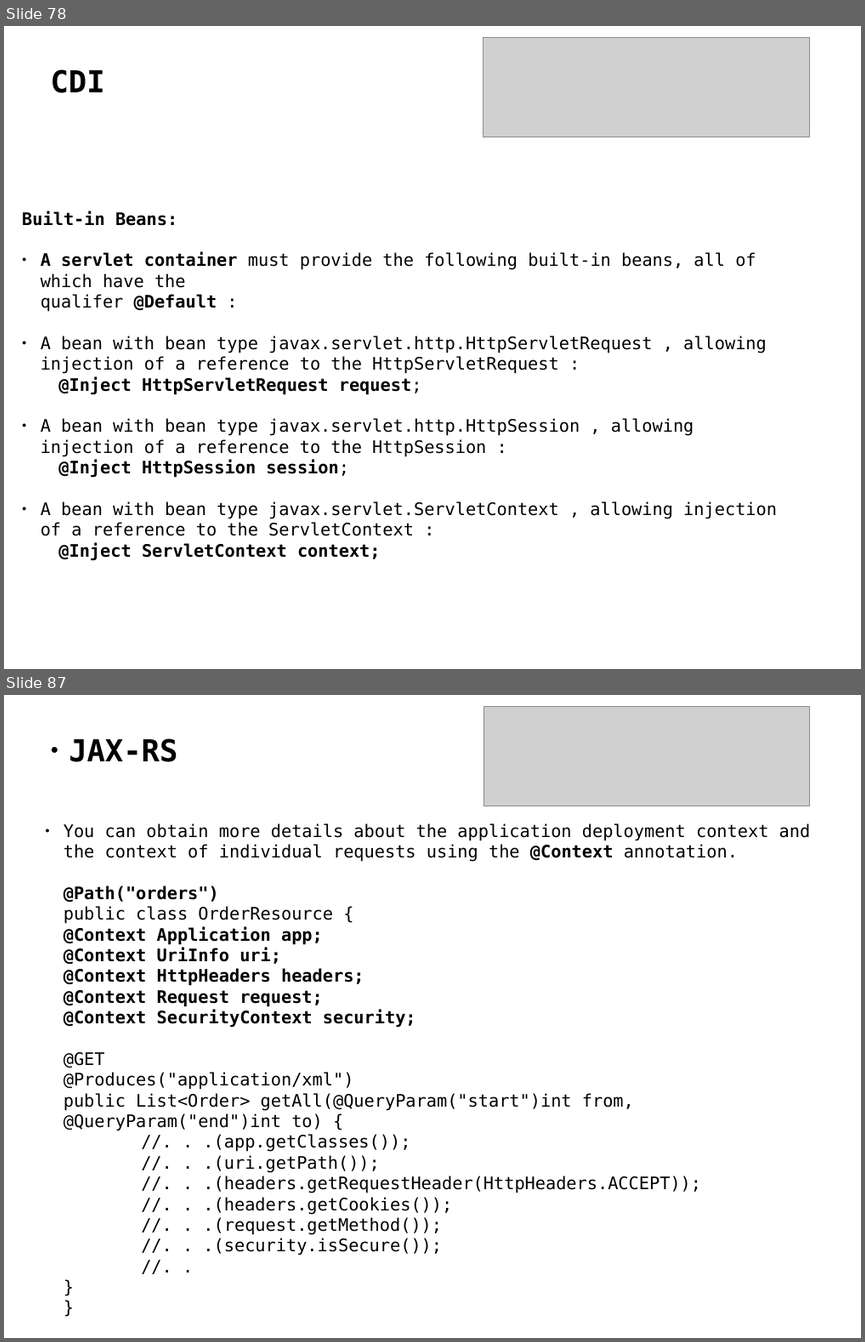
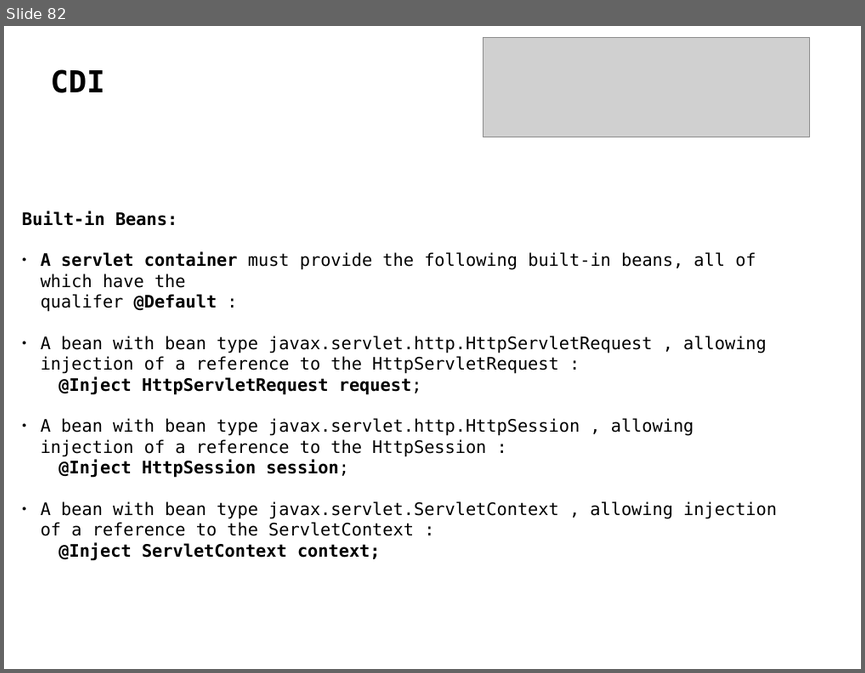
Before and after one commit to delia-popescu/javaee-demo, a slide deck: javaee7.odp. Shown one above the other, each under a label of ours: slides 78 and 87 before the commit, slide 82 after it; the slides between them are not shown. The pictures are 865x1342 and 865x673 pixels, drawn with LibreOffice and Linux fonts; fonts in the diff are those of the drawing; grey boxes stand for pictures. Boxes give left, top, right and bottom in pixels: in the first picture for what was removed or moved away, otherwise in the second. Text is boxed around its words. In the diff, an @@ line names an element or a change of style, - is before the commit and + after.

Commit message:
add presentation

```diff
--- a/javaee7.odp
+++ b/javaee7.odp
@@ slide 87 removed at (x1=4, y1=695, x2=861, y2=1338), background #FFFFFF @@
@@ picture removed at (x1=483, y1=707, x2=811, y2=806) @@
@@ text removed at (x1=69, y1=738, x2=177, y2=762) @@
-● JAX-RS
@@ subtitle removed at (x1=64, y1=823, x2=811, y2=1255) @@
-● You can obtain more details about the application deployment context and the context of individual requests using the @Context annotation.
-@Path("orders")
-public class OrderResource {
-@Context Application app;
-@Context UriInfo uri;
-@Context HttpHeaders headers;
-@Context Request request;
-@Context SecurityContext security;
-@GET
-@Produces("application/xml")
-public List<Order> getAll(@QueryParam("start")int from,
-@QueryParam("end")int to) {
-//. . .(app.getClasses());
-//. . .(uri.getPath());
-//. . .(headers.getRequestHeader(HttpHeaders.ACCEPT));
-//. . .(headers.getCookies());
-//. . .(request.getMethod());
-//. . .(security.isSecure());
-//. .
-}
-}
@@ what was slide 78 is now slide 82 @@
```
Also in this commit, not shown: 32 slides added, 25 other slides removed, 43 other files.
